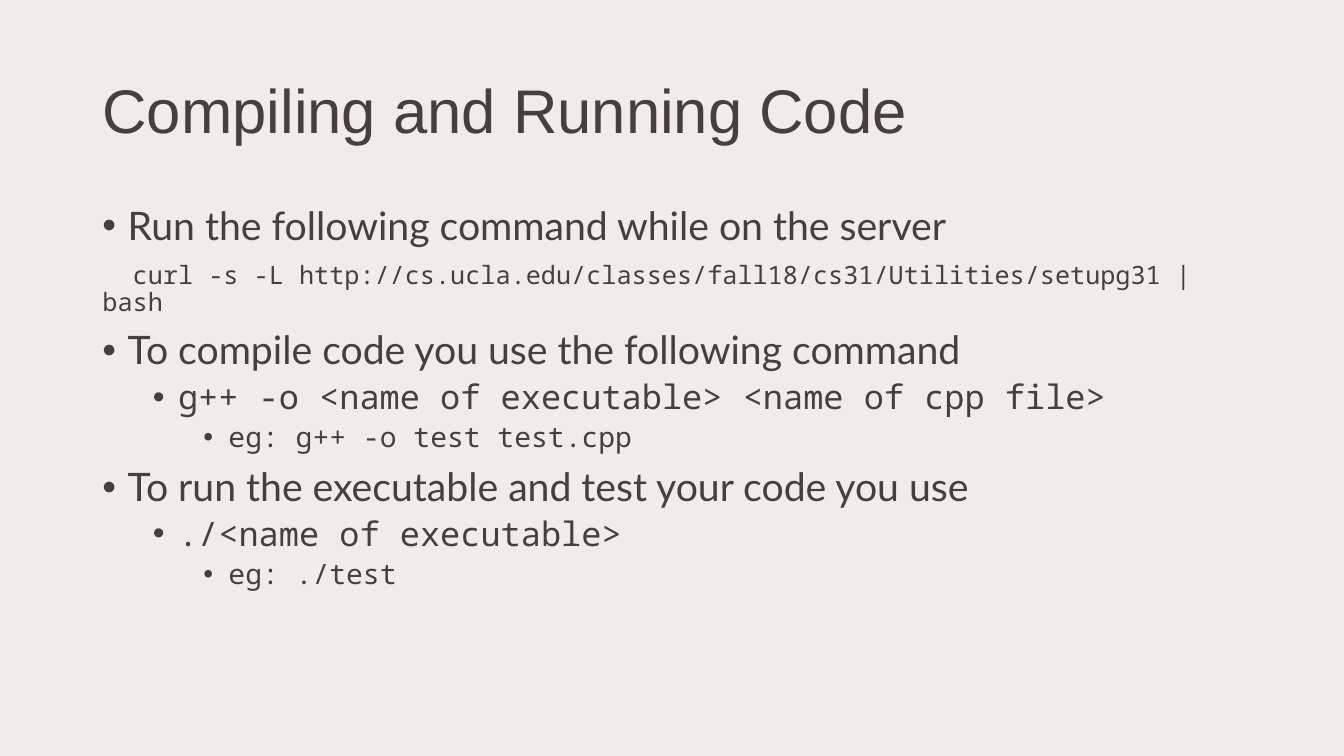
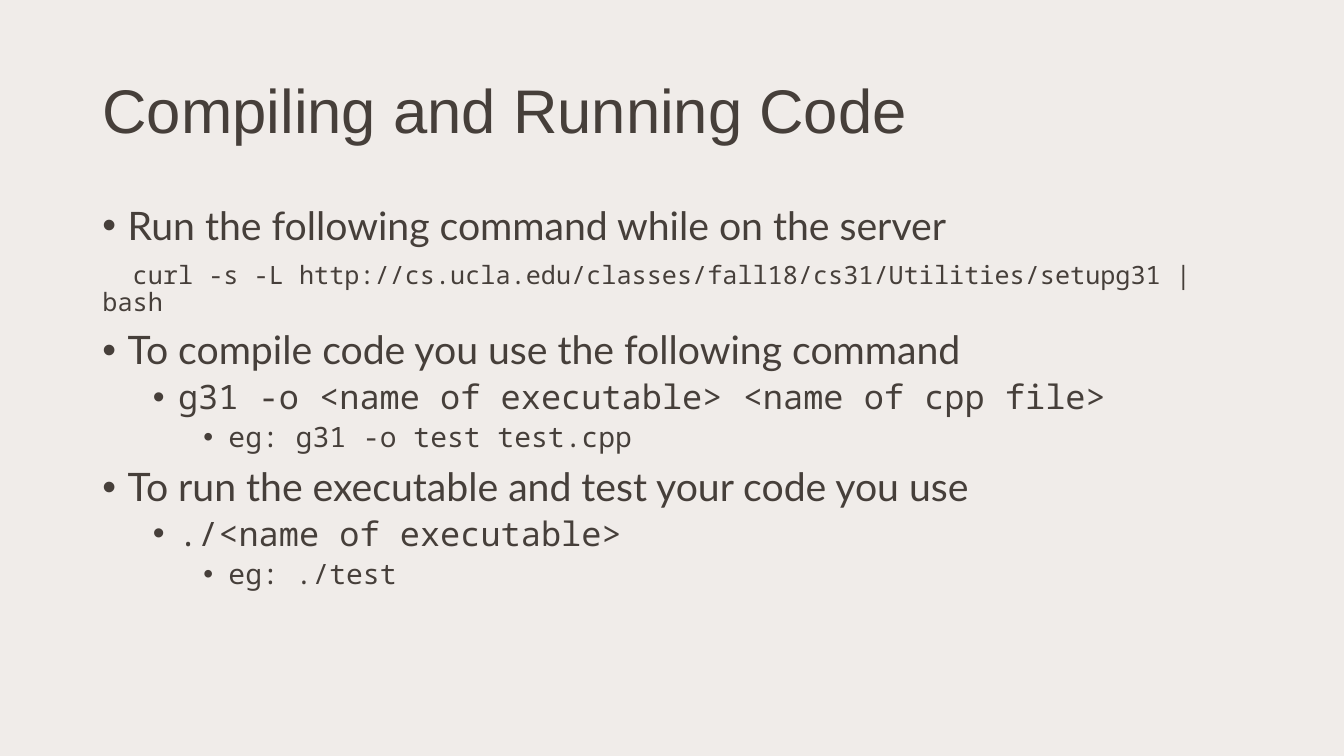
Before and after one commit to kyleromero98/Code-Camp, a slide deck: slide 17 of Week-3/Using the Linux Servers.pptx. Drawn at 1344x756 pixels with LibreOffice and Linux fonts; fonts in the diff are those of the drawing. Boxes give left, top, right and bottom in pixels: in the first picture for what was removed or moved away, otherwise in the second. Text is boxed around its words. In the diff, an @@ line names an element or a change of style, - is before the commit and + after.

Commit message:
Revised Week 3 PPT

```diff
--- a/Week-3/Using the Linux Servers.pptx
+++ b/Week-3/Using the Linux Servers.pptx
@@ text at (x1=178, y1=383, x2=1106, y2=454): text changed @@
-  • g++ -o <name of executable> <name of cpp file>
-    • eg: g++ -o test test.cpp
+  • g31 -o <name of executable> <name of cpp file>
+    • eg: g31 -o test test.cpp
```
